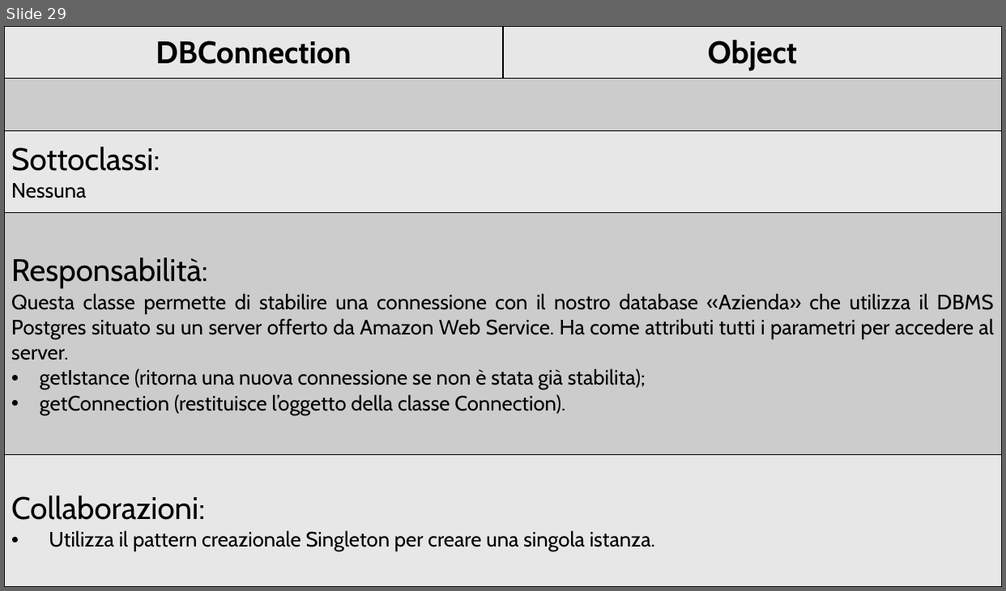
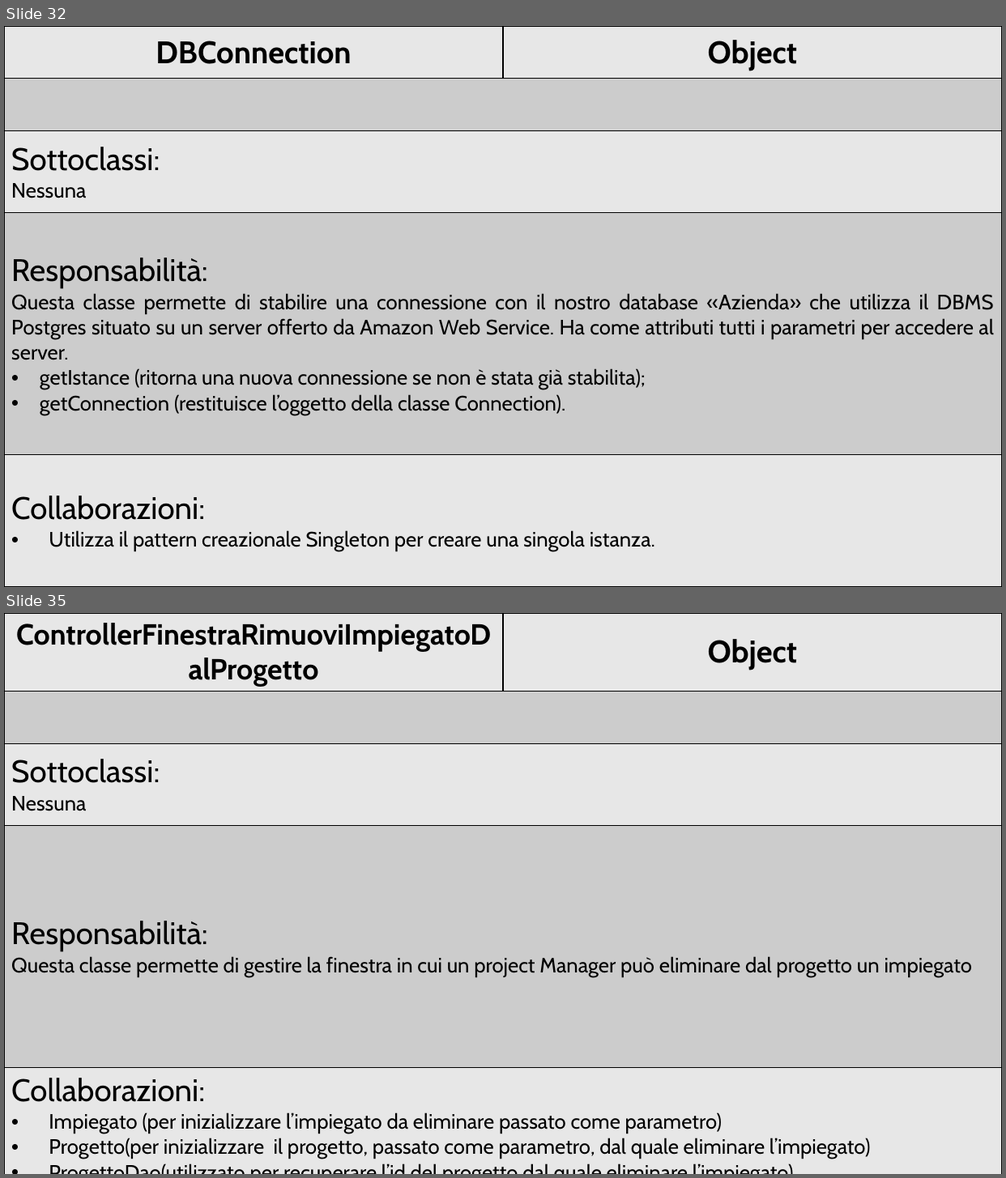
Before and after one commit to FulmineGiallo/progetto, a slide deck: CRC Cards.pptx. Shown one above the other, each under a label of ours: slide 29 before the commit, slides 32 and 35 after it; the slides between them are not shown. The pictures are 1006x591 and 1006x1178 pixels, drawn with LibreOffice and Linux fonts; fonts in the diff are those of the drawing. Boxes give left, top, right and bottom in pixels: in the first picture for what was removed or moved away, otherwise in the second. Text is boxed around its words. In the diff, an @@ line names an element or a change of style, - is before the commit and + after.

```diff
--- a/CRC Cards.pptx
+++ b/CRC Cards.pptx
@@ slide 35 added at [4,613,1002,1174], background #FFFFFF @@
@@ table added at [4,613,1002,1174], 5 rows, 2 columns @@
+ControllerFinestraRimuoviImpiegatoDalProgetto | Object
+ | 
+Sottoclassi: / Nessuna | 
+Responsabilità: / Questa classe permette di gestire la finestra in cui un project Manager può eliminare dal progetto un impiegato | 
+Collaborazioni: / Impiegato (per inizializzare l’impiegato da eliminare passato come parametro) / Progetto(per inizializzare il progetto, passato come parametro, dal quale eliminare l’impiegato) / ProgettoDao(utilizzato per recuperare l’id del progetto dal quale eliminare l’impiegato) / ProgettoImpiegatoDao(utilizzato per effettuare la query per eliminare l’impiegato dal progetto) | 
@@ what was slide 29 is now slide 32 @@
```
Also in this commit, not shown: 45 other slides added.
